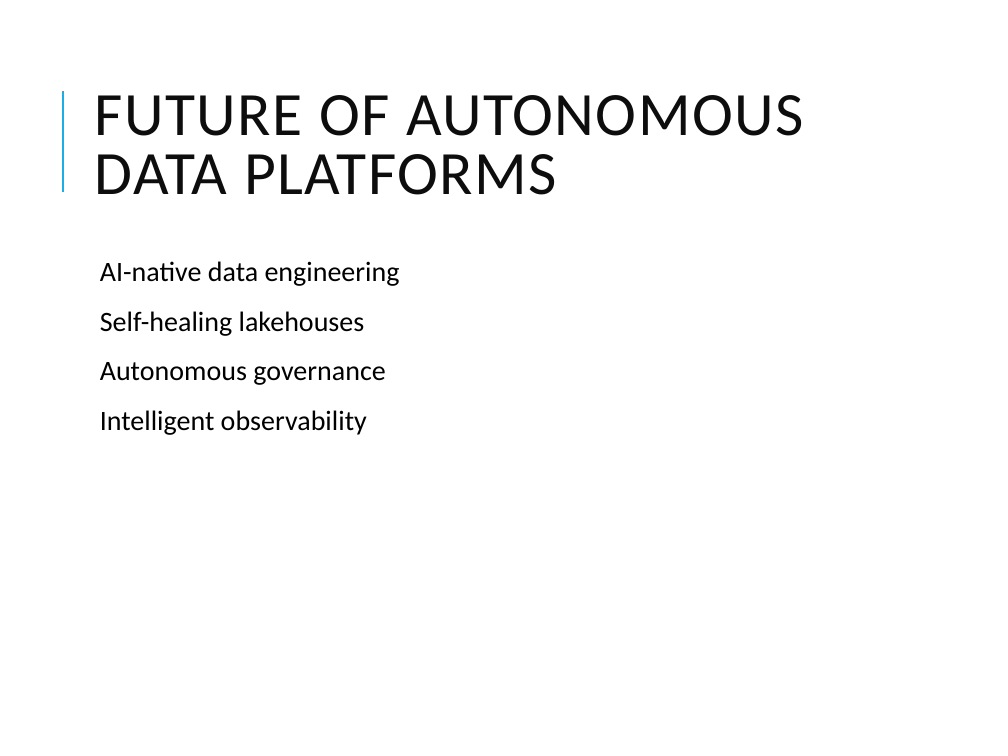
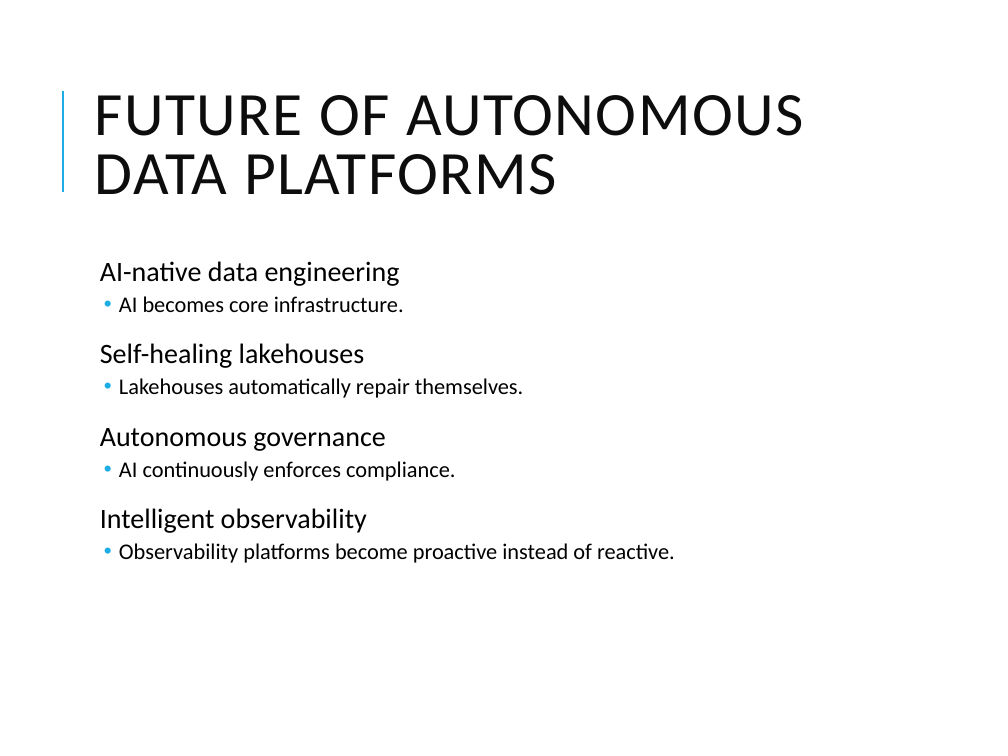
Before and after one commit to vikash-verma-profile/SIG-GENAI-May-2026, a slide deck: slide 43 of Week-3/Day-2/Autonomous_AI_Data_Quality_Self_Healing_Pipelines.pptx (slide 18 before the commit). Drawn at 1008x756 pixels with LibreOffice and Linux fonts; fonts in the diff are those of the drawing. Boxes give left, top, right and bottom in pixels: in the first picture for what was removed or moved away, otherwise in the second. Text is boxed around its words. In the diff, an @@ line names an element or a change of style, - is before the commit and + after.

```diff
--- a/Week-3/Day-2/Autonomous_AI_Data_Quality_Self_Healing_Pipelines.pptx
+++ b/Week-3/Day-2/Autonomous_AI_Data_Quality_Self_Healing_Pipelines.pptx
@@ text at (x1=119, y1=296, x2=404, y2=312): paragraph added @@
+  • AI becomes core infrastructure.
@@ text at (x1=119, y1=378, x2=523, y2=398): paragraph added @@
+  • Lakehouses automatically repair themselves.
@@ text at (x1=119, y1=461, x2=455, y2=481): paragraph added @@
+  • AI continuously enforces compliance.
@@ text at (x1=119, y1=543, x2=675, y2=563): paragraph added @@
+  • Observability platforms become proactive instead of reactive.
```
Also in this commit, not shown: 10 other slides changed, 26 slides added, 2 other files.
